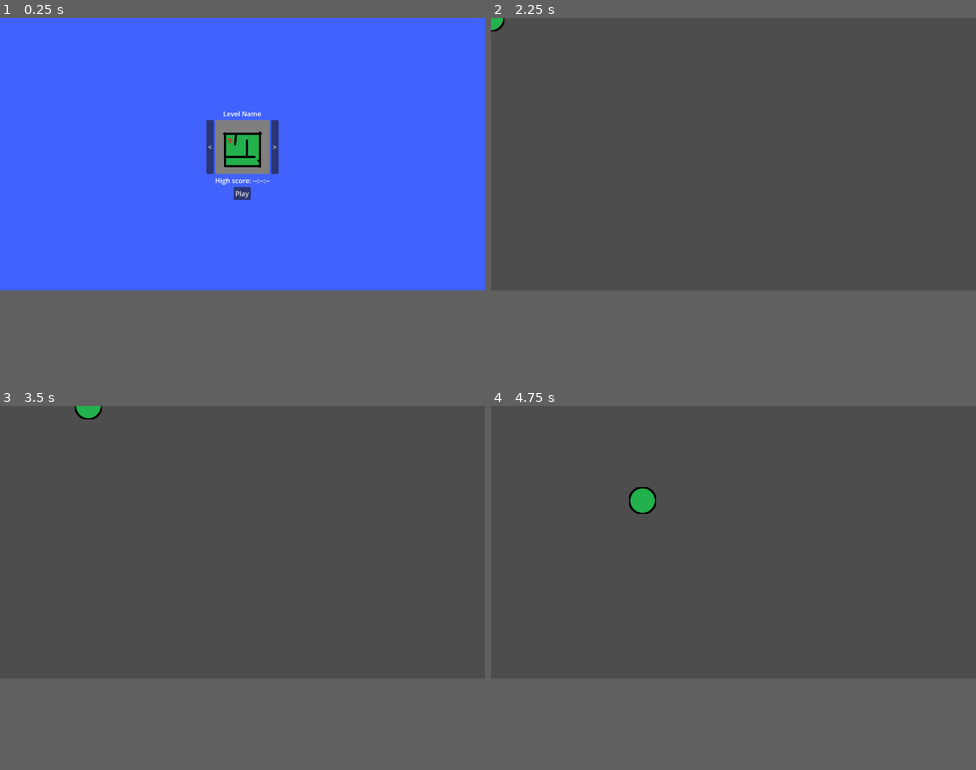
Above: before the commit, frames 1-4 (two rows, left to right).
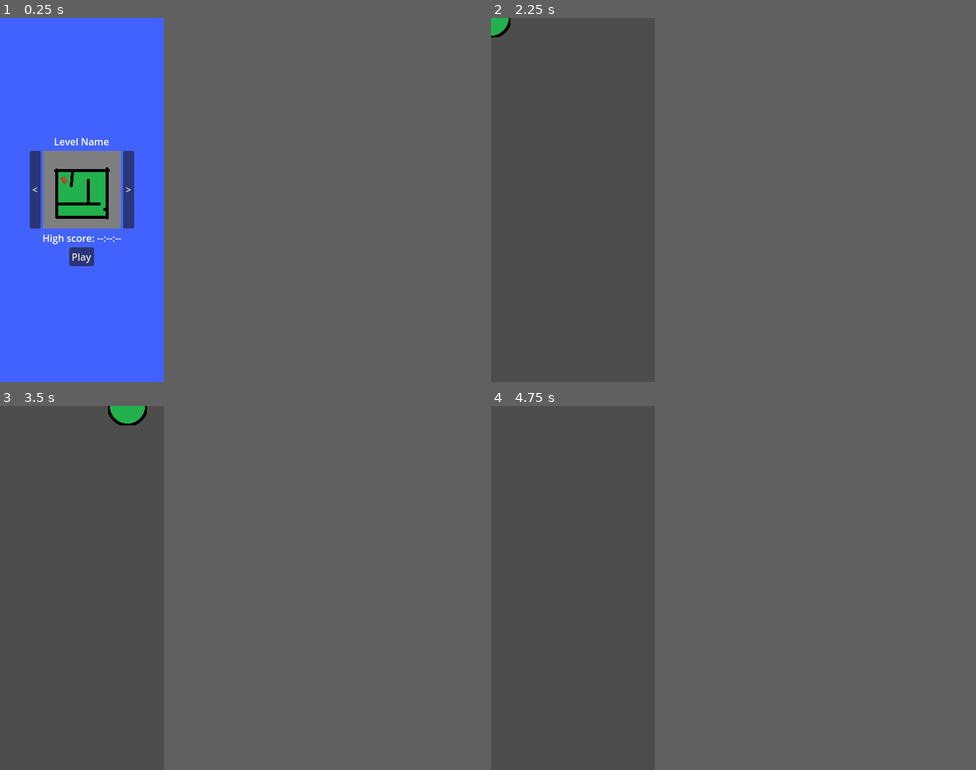
Above: after the commit, the same moments.

Repository: pt80/MobileGame
Game: Godot game, scene res://Scenes/MainMenu.tscn
Two runs of this game, one before a commit and one after it. Both use one fixed random seed, a clock stepped at 60 frames per second and the inputs below.
Inputs:
- Up to frame 1 (0.25 s): no input
- Up to frame 2 (2.25 s): click "<" at 0.5 s; click ">" at 1.25 s; click "Play" at 2 s
- Up to frame 3 (3.5 s): tap Enter at 2.75 s; hold D (right) from 2.78 s (still down)
- Up to frame 4 (4.75 s): release D (right) at 3.53 s; hold S (down) 3.53-4.28 s; hold D (right) from 4.28 s (still down)
In our replay, the window is 799x449 before the commit and 270x600 after it. These sizes can differ from the game's own. Grey fills any space a smaller window leaves; there, only what the larger window draws over its background counts as a difference.

The runs differ from the first frame. In frame 1, 7.3% of the frame differs, in the area x 6-58%, y 25-69%; in frame 2, 0.1%; in frame 3, 0.5%; in frame 4, 0.4%.

Commit message:
level select added

Diff:
--- /dev/null
+++ b/Scripts/LevelInfo.gd
@@ -0,0 +1,11 @@
+extends Node
+
+
+# Called when the node enters the scene tree for the first time.
+func _ready():
+	pass # Replace with function body.
+
+
+# Called every frame. 'delta' is the elapsed time since the previous frame.
+func _process(delta):
+	pass
--- a/Scripts/MainMenu.gd
+++ b/Scripts/MainMenu.gd
@@ -1,7 +1,8 @@
 extends Control
 
+var LevelIndex = 0
+var LevelList: Array = []
 
-# Called when the node enters the scene tree for the first time.
 func _ready():
 	GetLevels("res://Scenes/Levels/")
 
@@ -12,18 +13,26 @@
 		var file_name = dir.get_next()
 		while file_name != "":
 			print("Found file: " + file_name)
+			LevelList.append(file_name)
 			file_name = dir.get_next()
 	else:
 		print("An error occurred when trying to access the path.")
+	print(LevelList)
 
 func _process(_delta):
 	pass
 
 func _on_button_pressed():
-	get_tree().change_scene_to_file("res://Scenes/Levels/DakotaLevel.tscn")
+	get_tree().change_scene_to_file("res://Scenes/Levels/" + LevelList[LevelIndex])
 
 func _on_previous_button_pressed():
-	pass # Replace with function body.
+	LevelIndex -= 1
+	if LevelIndex < 0:
+		LevelIndex = LevelList.size() - 1
+	print('show previous level', LevelIndex)
 
 func _on_next_button_pressed():
-	pass # Replace with function body.
+	LevelIndex += 1
+	if LevelIndex > LevelList.size() - 1:
+		LevelIndex = 0
+	print('show next level', LevelIndex)
--- a/project.godot
+++ b/project.godot
@@ -13,6 +13,15 @@
 config/name="MobileGame"
 run/main_scene="res://Scenes/MainMenu.tscn"
 config/features=PackedStringArray("4.2", "Mobile")
+
+[autoload]
+
+LevelInfo="*res://Scripts/LevelInfo.gd"
+
+[display]
+
+window/size/viewport_width=270
+window/size/viewport_height=600
 
 [input]
 
